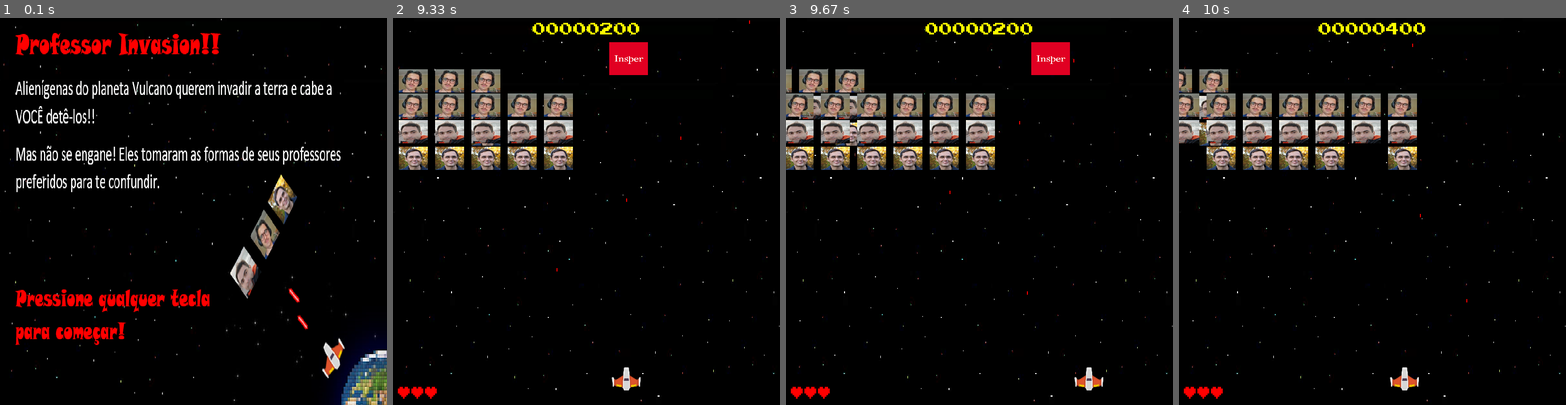
Above: before the commit, frames 1-4 (left to right).
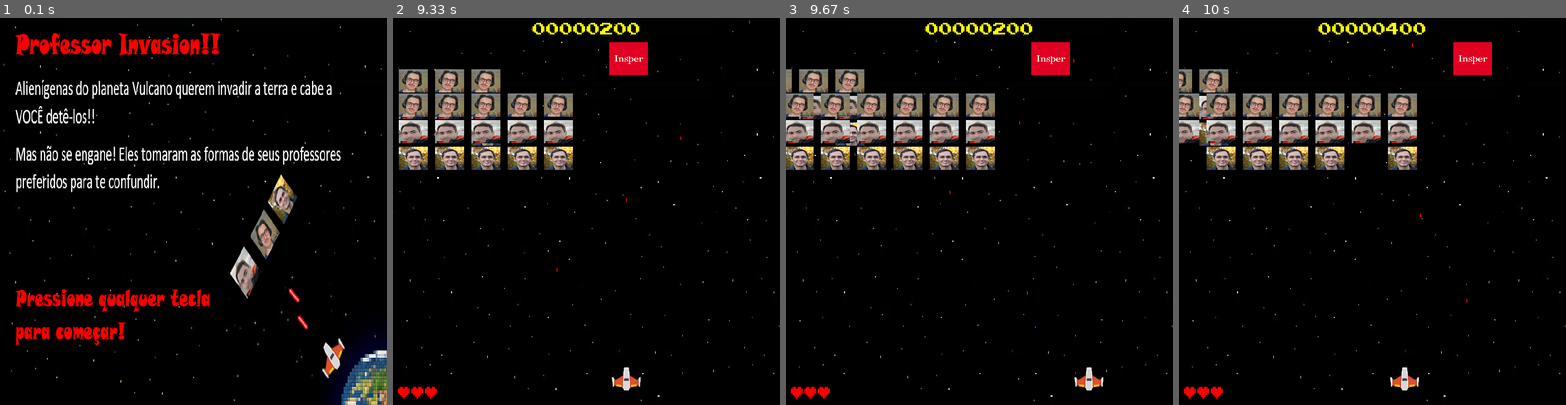
Above: after the commit, the same moments.

Repository: MatheusCastellucci/Pygame_projeto
Game: pygame game, started from jogo.py
Same seed, same stepped clock (60 frames per second), same inputs: the game is played once before the commit and once after it.
Inputs:
- Up to frame 1 (0.1 s): no input
- Up to frame 2 (9.33 s): hold Right 0.33-0.8 s; hold Right 0.83-1.3 s; hold Left 1.33-1.87 s; hold Left 1.9-2.3 s; hold Right 2.33-2.97 s; hold Left 3-3.47 s; hold Right 3.5-3.97 s; hold Right 4-4.47 s; hold Left 4.5-5.03 s; hold Left 5.07-5.47 s; hold Right 5.5-6.13 s; hold Left 6.17-6.63 s; tap Space at 6.67, 7.07, 7.37, 7.57, 7.87, 8.07, 8.37, 8.63, 8.93, 9.07 s; hold Right 7-7.47 s; hold Right 7.5-7.97 s; hold Left 8-8.53 s; hold Left 8.57-8.97 s; hold Right from 9 s (still down)
- Up to frame 3 (9.67 s): tap Space at 9.37 s; release Right at 9.63 s
- Up to frame 4 (10 s): hold Left from 9.67 s (still down); tap Space at 9.73 s

Frames 1-3 are identical in both runs. In frame 4, 0.9% of the frame differs, in the area x 70-81%, y 6-15%.

Commit message:
Novas fotos

Diff:
--- a/jogo.py
+++ b/jogo.py
@@ -279,7 +279,7 @@
 keys_down = {}
 score = 0
 vidas = 3
-vidas_insper = 40
+vidas_insper = 15
 pygame.mixer.music.play(loops=-1)
 
 while state != DONE:
@@ -310,7 +310,7 @@
         hits1 = pygame.sprite.groupcollide(all_hages, all_tirinhos, True, True, pygame.sprite.collide_mask)
         hits2 = pygame.sprite.groupcollide(all_humbertos, all_tirinhos, True, True, pygame.sprite.collide_mask)
         hits3 = pygame.sprite.groupcollide(all_guzzos, all_tirinhos, True, True, pygame.sprite.collide_mask)
-        hits4 = pygame.sprite.groupcollide(all_insper, all_tirinhos, True, True, pygame.sprite.collide_mask)
+        hits4 = pygame.sprite.groupcollide(all_insper, all_tirinhos, False, True, pygame.sprite.collide_mask)
         for hage in hits1:
             assets['mata_alien_prof'].play()
 
Binary file added: imagens/Carlos.jpg
Binary file added: imagens/Leonidas.jpg
Binary file added: imagens/Sergio.jpg
